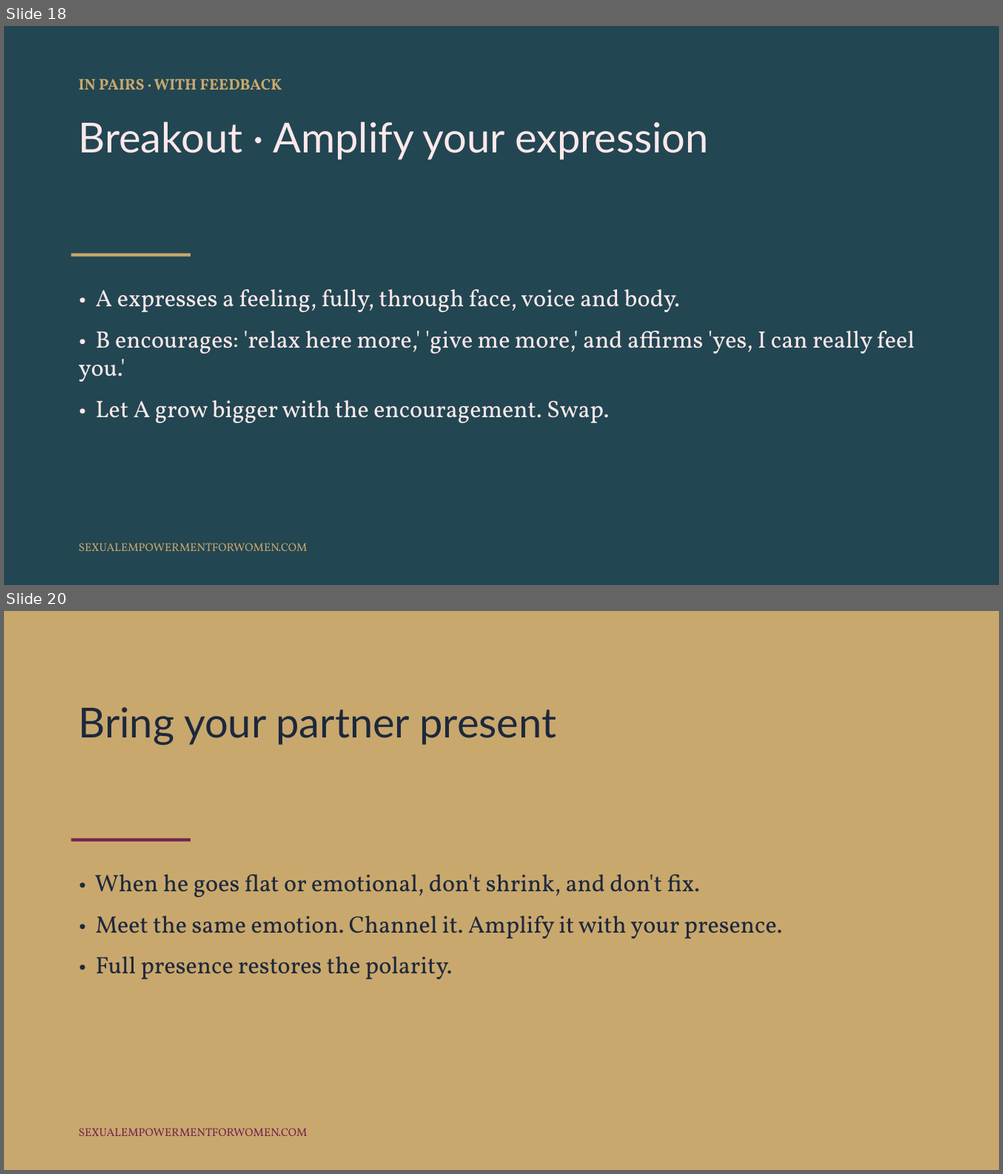
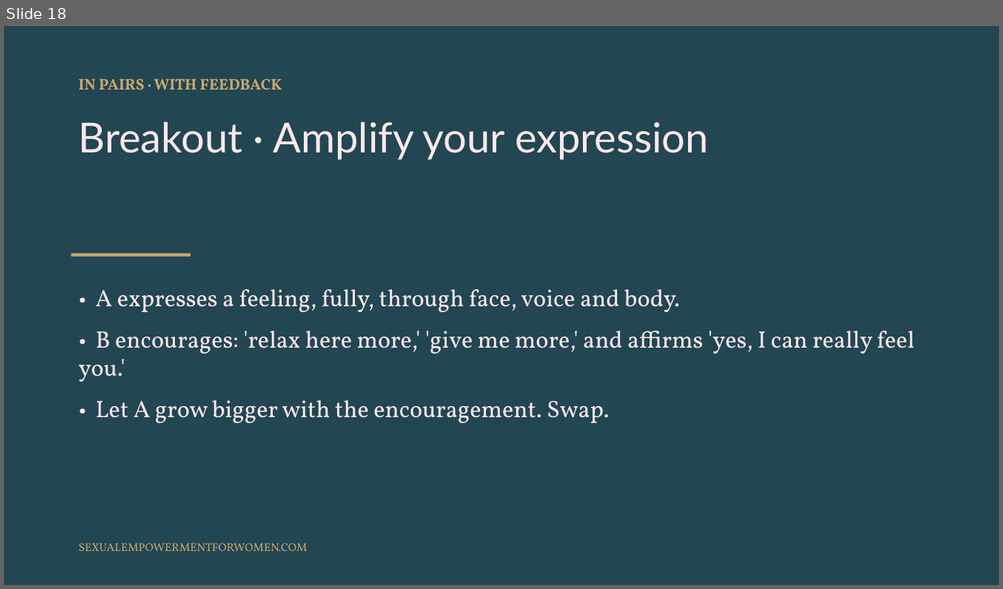
Before and after one commit to tarisha-starr/GitHub-folder, a slide deck: content/sessions/slides/Polarity-and-Attraction.pptx. Shown one above the other, each under a label of ours: slides 18 and 20 before the commit, slide 18 after it; the slides between them are not shown. The pictures are 1003x1174 and 1003x589 pixels, drawn with LibreOffice and Linux fonts; fonts in the diff are those of the drawing. Boxes give left, top, right and bottom in pixels: in the first picture for what was removed or moved away, otherwise in the second. Text is boxed around its words. In the diff, an @@ line names an element or a change of style, - is before the commit and + after.

```diff
--- a/content/sessions/slides/Polarity-and-Attraction.pptx
+++ b/content/sessions/slides/Polarity-and-Attraction.pptx
@@ slide 20 removed at <box>4,611,999,1170</box>, background #C9A86D @@
@@ text removed at <box>79,707,556,745</box> @@
-Bring your partner present
@@ rectangle removed at <box>71,839,190,842</box> @@
@@ text removed at <box>95,874,782,980</box> @@
-• When he goes flat or emotional, don't shrink, and don't fix.
-• Meet the same emotion. Channel it. Amplify it with your presence.
-• Full presence restores the polarity.
@@ text removed at <box>79,1128,307,1136</box> @@
-SEXUALEMPOWERMENTFORWOMEN.COM
```
Also in this commit, not shown: 6 slides changed, 2 slides added, 1 other file.
